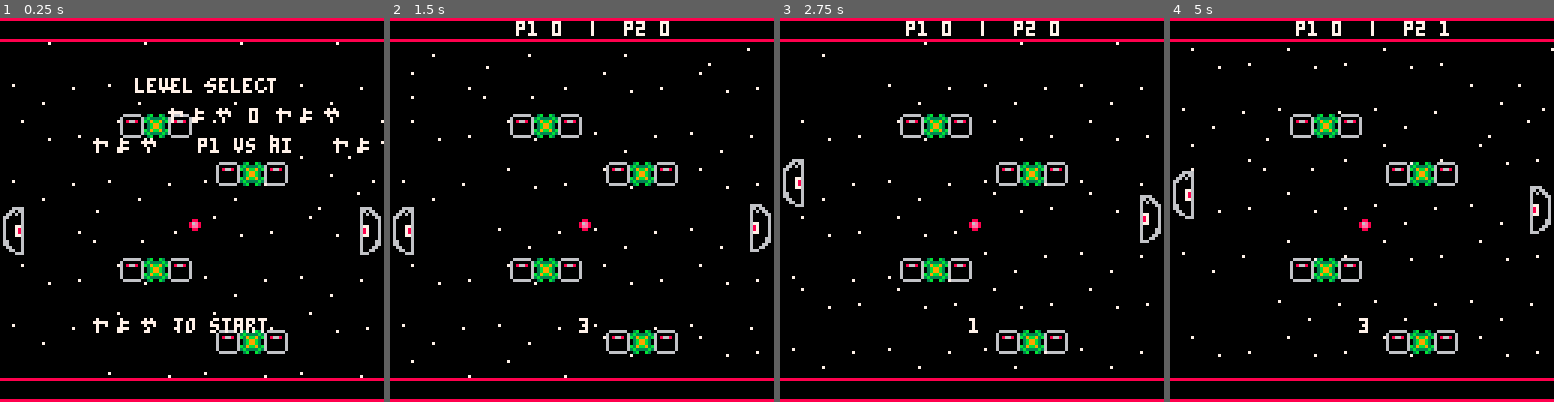
Above: before the commit, frames 1-4 (left to right).
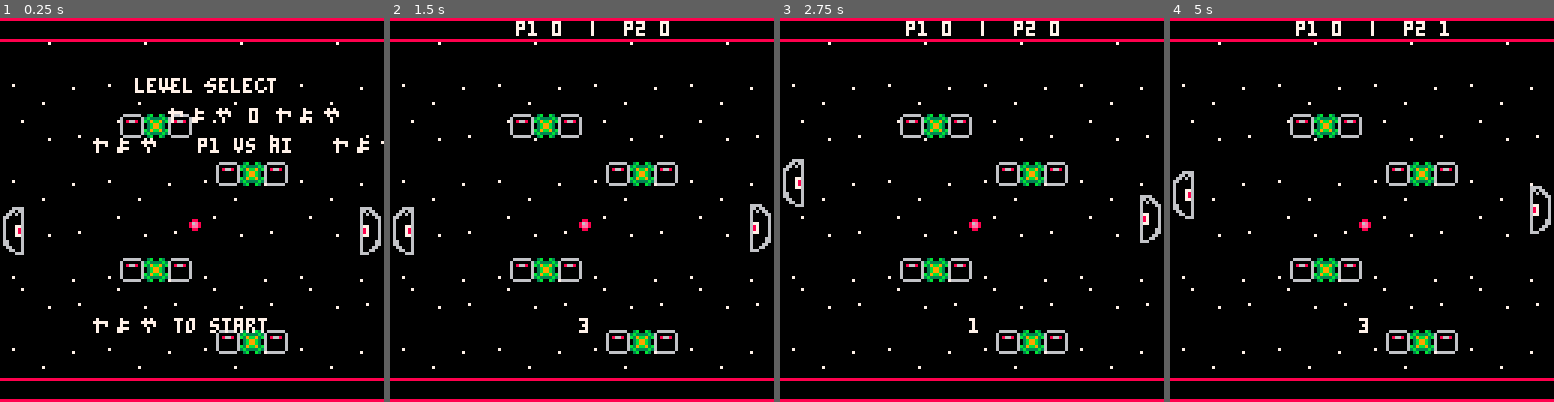
Above: after the commit, the same moments.

Repository: nsatragno/paddlebrick
Game: PICO-8 cartridge paddlebrick.p8
Two runs of this game, one before a commit and one after it. Both use one fixed random seed, a clock stepped at 60 frames per second and the inputs below.
Inputs:
- Up to frame 1 (0.25 s): no input
- Up to frame 2 (1.5 s): tap O (Z key) at 0.7 s
- Up to frame 3 (2.75 s): hold Right 1.6-2.1 s; tap O (Z key) at 1.7, 2.1, 2.5 s; hold Up 2.15-2.42 s; hold Right from 2.47 s (still down)
- Up to frame 4 (5 s): tap O (Z key) every 0.4 s from 2.9 to 4.9 s; release Right at 3.03 s; hold Left 3.08-3.58 s; hold Down 3.63-3.97 s; hold Right 4.02-4.68 s; hold Up from 4.73 s (still down)

The runs differ from the first frame. In frame 1, 0.4% of the frame differs, in the area x 3-100%, y 26-94%; in frame 2, 0.9%; in frame 3, 0.2%; in frame 4, 0.9%, in the area x 3-100%, y 6-92%.

Commit message:
Revert "clunky implementation of parallax"
This reverts commit b50fadc51acca6a920618afeaaf2a4a60302e845.

Diff:
--- a/paddlebrick.p8
+++ b/paddlebrick.p8
@@ -20,13 +20,6 @@
     play_location_y = 0,
     duration = 40
   }
-}
-
-background = {
-  speed = 5,
-  current_location = 18,
-  start = 18,
-  limit = 49,
 }
 
 function animations.destroy_block:play()
@@ -444,22 +437,9 @@
   if (paddle.powerup) paddle.powerup:draw(paddle)
 end
 
-function draw_background()
-  if background.speed < 0 then
-    background.speed = 5
-    if background.current_location >= background.limit - 10 then
-      background.current_location = background.start
-    end
-    background.current_location += 0.5
-  end
-  printh(background.current_location)
-  background.speed -= 1
-  map(0, background.current_location, 0, 0, 16, 16)
-end
-
 function _draw()
   cls()
-  draw_background()
+  map(0, 18, 0, 0, 16, 16)
   map(map_offset.x, map_offset.y, 0, 0, 16, 16, shl(1, flags.visible))
   spr(ball.sprite, ball.x, ball.y)
 
@@ -651,147 +631,147 @@
 0400000000000000000000060706000000000005040606060606060606060606060606060606060504000006070600000000000000000607060000050000000000000000000000000000000000000000000000000000000000000000000000000000000000000000000000000000000000000000000000000000000000000000
 0400000000000000000000000000000000000005040606060606070606060606060607060606060504000006060600000000000000000606060000050000000000000000000000000000000000000000000000000000000000000000000000000000000000000000000000000000000000000000000000000000000000000000
 0404030303030303030303030303030303030505040303030303030303030303030303030303030504030303030303030303030303030303030303050000000000000000000000000000000000000000000000000000000000000000000000000000000000000000000000000000000000000000000000000000000000000000
-090a0b0c0000090a0b0c0000090a0b090a0b0c050a0b0c0000090a0b0c0a0b0c00000000090a0b0c00000000000000000000000000000000000000000000000000000000000000000000000000000000000000000000000000000000000000000000000000000000000000000000000000000000000000000000000000000000
-090a0b0c090a0b0c090a0b0c090a0b0c090a0b0c1a1b1c0b0c191a1b1c1a1b090a0b0c090a0b0c1c00000000000000000000000000000000000000000000000000000000000000000000000000000000000000000000000000000000000000000000000000000000000000000000000000000000000000000000000000000000
-191a1b1c191a1b1c191a1b1c191a1b1c191a1b1c2a2b2c1b1c292a2b2c2a2b191a1b1c191a1b1c2c00000000000000000000000000000000000000000000000000000000000000000000000000000000000000000000000000000000000000000000000000000000000000000000000000000000000000000000000000000000
-292a2b2c292a2b2c292a2b2c292a2b2c292a2b2c3a3b3c2b2c393a3b3c3a09292a2b2c292a2b2c3c00000000000000000000000000000000000000000000000000000000000000000000000000000000000000000000000000000000000000000000000000000000000000000000000000000000000000000000000000000000
-393a3b3c393a3b3c393a3b3c393a3b3c393a3b3c0b0c3a3b3c393a3b3c0019393a3b3c393a3b3c0c00000000000000000000000000000000000000000000000000000000000000000000000000000000000000000000000000000000000000000000000000000000000000000000000000000000000000000000000000000000
-090a0b0c090a0b0c090a0b0c191a19090a0b19051b1c0b0c0c0a0b0c0a0b0c0b0c3b3c09191a1b1c00000000000000000000000000000000000000000000000000000000000000000000000000000000000000000000000000000000000000000000000000000000000000000000000000000000000000000000000000000000
-191a1b1c191a1b1c191a1b1c292a29191a1b29052b2c1b1c1c1a1b1c1a1b1c1b1c090a0b292a2b2c00000000000000000000000000000000000000000000000000000000000000000000000000000000000000000000000000000000000000000000000000000000000000000000000000000000000000000000000000000000
-292a2b2c292a2b2c292a2b2c393a39292a2b39053b3c2b2c2c2a2b2c2a2b2c2b2c191a1b393a3b3c00000000000000000000000000000000000000000000000000000000000000000000000000000000000000000000000000000000000000000000000000000000000000000000000000000000000000000000000000000000
-393a3b3c393a3b3c393a3b3c0b0c090a0b0c0905050c3b090a0b0c3c3a3b3c3b3c292a2b090a0b0c00000000000000000000000000000000000000000000000000000000000000000000000000000000000000000000000000000000000000000000000000000000000000000000000000000000000000000000000000000000
-090a0b0c1b1c1c0c090a0b0c090a0b0c0a0b19051b1c0b19090a090a090a090a0b0c0b0c191a1b1c00000000000000000000000000000000000000000000000000000000000000000000000000000000000000000000000000000000000000000000000000000000000000000000000000000000000000000000000000000000
-090a0b090a090a0b191a1b1c191a1b1c1a1b09050b0c0929191a191a191a191a1b1c1b1c292a2b2c00000000000000000000000000000000000000000000000000000000000000000000000000000000000000000000000000000000000000000000000000000000000000000000000000000000000000000000000000000000
-090a0b0c090a0b0c292a2b2c292a2b2c0a0b0c050a0b0c090a090a0b0c090a0b0c090a0b393a3b3c00000000000000000000000000000000000000000000000000000000000000000000000000000000000000000000000000000000000000000000000000000000000000000000000000000000000000000000000000000000
-191a1b1c191a1b1c393a3b3c393a3b3c1a1b1c051a1b1c191a191a1b1c191a1b1c191a1b191a1b1c00000000000000000000000000000000000000000000000000000000000000000000000000000000000000000000000000000000000000000000000000000000000000000000000000000000000000000000000000000000
-292a2b2c090a0b0c090a0b0c090a0b0c090a0b0c2a2b2c292a292a2b2c292a2b2c292a2b292a2b2c00000000000000000000000000000000000000000000000000000000000000000000000000000000000000000000000000000000000000000000000000000000000000000000000000000000000000000000000000000000
-…(130 lines of a section not shown)…
+090a0b0c090a0b0c090a0b0c090a0b0c090a0b0c000000000000000000000000000000000000000000000000000000000000000000000000000000000000000000000000000000000000000000000000000000000000000000000000000000000000000000000000000000000000000000000000000000000000000000000000
+191a1b1c191a1b1c191a1b1c191a1b1c191a1b1c000000000000000000000000000000000000000000000000000000000000000000000000000000000000000000000000000000000000000000000000000000000000000000000000000000000000000000000000000000000000000000000000000000000000000000000000
+292a2b2c292a2b2c292a2b2c292a2b2c292a2b2c000000000000000000000000000000000000000000000000000000000000000000000000000000000000000000000000000000000000000000000000000000000000000000000000000000000000000000000000000000000000000000000000000000000000000000000000
+393a3b3c393a3b3c393a3b3c393a3b3c393a3b3c000000000000000000000000000000000000000000000000000000000000000000000000000000000000000000000000000000000000000000000000000000000000000000000000000000000000000000000000000000000000000000000000000000000000000000000000
+090a0b0c090a0b0c090a0b0c090a0b0c090a0b0c000000000000000000000000000000000000000000000000000000000000000000000000000000000000000000000000000000000000000000000000000000000000000000000000000000000000000000000000000000000000000000000000000000000000000000000000
+191a1b1c191a1b1c191a1b1c191a1b1c191a1b1c000000000000000000000000000000000000000000000000000000000000000000000000000000000000000000000000000000000000000000000000000000000000000000000000000000000000000000000000000000000000000000000000000000000000000000000000
+292a2b2c292a2b2c292a2b2c292a2b2c292a2b2c000000000000000000000000000000000000000000000000000000000000000000000000000000000000000000000000000000000000000000000000000000000000000000000000000000000000000000000000000000000000000000000000000000000000000000000000
+393a3b3c393a3b3c393a3b3c393a3b3c393a3b3c000000000000000000000000000000000000000000000000000000000000000000000000000000000000000000000000000000000000000000000000000000000000000000000000000000000000000000000000000000000000000000000000000000000000000000000000
+090a0b0c090a0b0c090a0b0c090a0b0c090a0b0c000000000000000000000000000000000000000000000000000000000000000000000000000000000000000000000000000000000000000000000000000000000000000000000000000000000000000000000000000000000000000000000000000000000000000000000000
+191a1b1c191a1b1c191a1b1c191a1b1c191a1b1c000000000000000000000000000000000000000000000000000000000000000000000000000000000000000000000000000000000000000000000000000000000000000000000000000000000000000000000000000000000000000000000000000000000000000000000000
+292a2b2c292a2b2c292a2b2c292a2b2c292a2b2c000000000000000000000000000000000000000000000000000000000000000000000000000000000000000000000000000000000000000000000000000000000000000000000000000000000000000000000000000000000000000000000000000000000000000000000000
+090a0b0c090a0b0c090a0b0c090a0b0c090a0b0c000000000000000000000000000000000000000000000000000000000000000000000000000000000000000000000000000000000000000000000000000000000000000000000000000000000000000000000000000000000000000000000000000000000000000000000000
+191a1b1c191a1b1c191a1b1c191a1b1c191a1b1c000000000000000000000000000000000000000000000000000000000000000000000000000000000000000000000000000000000000000000000000000000000000000000000000000000000000000000000000000000000000000000000000000000000000000000000000
+292a2b2c292a2b2c292a2b2c292a2b2c292a2b2c000000000000000000000000000000000000000000000000000000000000000000000000000000000000000000000000000000000000000000000000000000000000000000000000000000000000000000000000000000000000000000000000000000000000000000000000
+…(130 lines of a section not shown)…
Not shown, changed: 18 lines of the sprite sheet (__gfx__) section of paddlebrick.p8
Not shown, changed: paddlebrick.js
